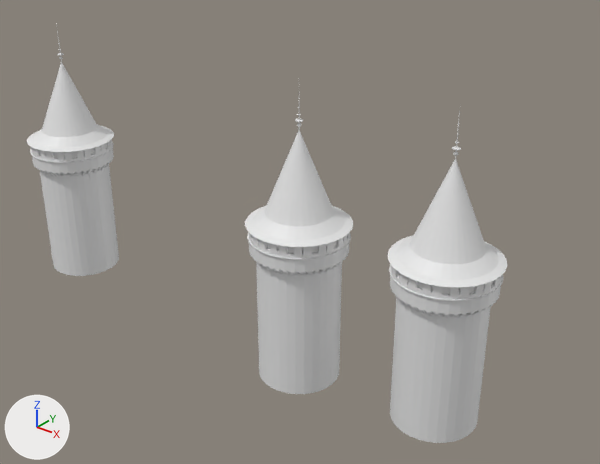
The Blender file projekat.blend, before and after one commit.
Before and after are seen from a 50 mm lens placed at (16.3, -16.5, 25.9), pointed at (-11.6, 18.3, 4.3). Every picture has the same lights, and +X, +Y and +Z are marked at lower left.

Names of what the first picture shows: 'Toranj', 'Toranj.001', 'Toranj.002'.
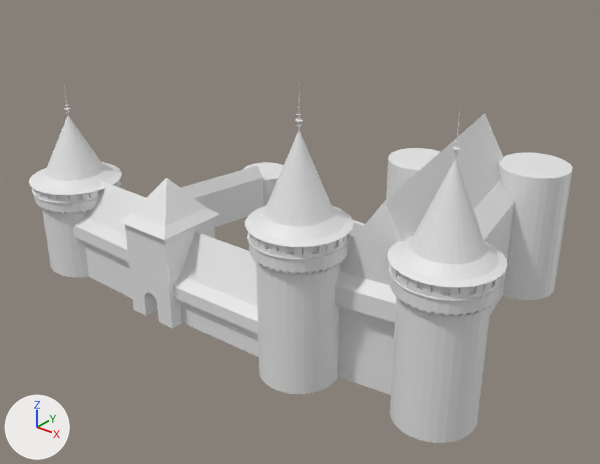
Pixel boxes [x1, y1, x2, y2] of what changed, in the pictures (600 x 464 px):
'Cube.006', added
    after: [335, 113, 514, 395]
'Toranj.002', reshaped, rescaled (24% shorter)
    before: [27, 23, 119, 276]
    after: [29, 86, 122, 277]
'Cylinder.003', shown
    after: [499, 153, 573, 300]
'Cube.003', added
    after: [118, 178, 219, 328]
'Cube.005', added
    after: [173, 232, 259, 357]
'Cube.004', added
    after: [73, 180, 146, 299]
'Cube.007', added
    after: [146, 166, 264, 227]
'Cylinder.002', shown
    after: [386, 148, 440, 199]
'Cylinder.001', shown
    after: [243, 162, 284, 206]
'Zidic', added
    after: [350, 220, 365, 237]

Diff of the bpy script that builds the scene:
```diff
--- a/projekat.blend.py
+++ b/projekat.blend.py
@@ me_cylinder_006 @@
 # used by ob_toranj_002; location = (-25.57, 12.98, 4.38); scale = (2.13, 2.13, 4.38)
-me_cylinder_006.from_pydata(...)  # 5630 vertices, 5442 faces; spans x -1.24..1.24, y -1.24..1.24, z -1.0..2.6
+me_cylinder_006.from_pydata(...)  # 5630 vertices, 5442 faces; spans x -1.33..1.33, y -1.33..1.33, z -1.0..1.78
+# me_cylinder_006 part 1: 5630 of 5630 vertices moved; they spanned x -1.24..1.24, y -1.24..1.24, z -1.0..2.6 and now span x -1.33..1.33, y -1.33..1.33, z -1.0..1.78; mean shift (0.0, 0.0, -0.59); largest move (0.0, 0.0, 2.6) -> (0.0, 0.0, 1.78)
@@ me_cube_008 @@
+me_cube_008.from_pydata([(0.46, -1.31, -1.0), (0.98, -1.31, 2.56), (2.91, 10.15, -1.0), (3.42, 9.98, 2.56), (1.49, -1.31, -1.0), (3.94, 9.98, -1.0), (0.46, -1.31, 1.74), (2.91, 10.15, 1.74), (3.94, 9.98, 1.74), (1.49, -1.31, 1.74)], [], [(6, 1, 3, 7), (7, 3, 8), (8, 3, 1, 9), (9, 1, 6), (2, 5, 4, 0), (4, 9, 6, 0), (5, 8, 9, 4), (2, 7, 8, 5), (0, 6, 7, 2)])
@@ me_cube_007 @@
+me_cube_007.from_pydata([(-9.32, 0.28, -1.0), (-9.32, 0.28, 0.16), (-9.32, 0.56, -1.0), (-9.32, 0.56, 0.16), (1.0, -0.21, -1.0), (1.0, -0.21, 0.16), (1.0, 0.08, -1.0), (1.0, 0.08, 0.16)], [], [(0, 1, 3, 2), (2, 3, 7, 6), (6, 7, 5, 4), (4, 5, 1, 0), (2, 6, 4, 0), (7, 3, 1, 5)])
@@ me_cube_006 @@
+me_cube_006.from_pydata(...)  # 24 vertices, 22 faces; spans x -3.0..3.2, y -5.5..10.3, z -1.0..9.6
@@ me_cube_005 @@
+me_cube_005.from_pydata(...)  # 20 vertices, 18 faces; spans x -0.96..6.42, y -1.46..2.21, z -1.0..4.32
@@ me_cube_004 @@
+me_cube_004.from_pydata(...)  # 24 vertices, 22 faces; spans x -4.13..2.54, y -1.91..2.15, z -1.07..5.23
@@ me_cube_003 @@
+me_cube_003.from_pydata(...)  # 57 vertices, 37 faces; spans x -1.91..1.91, y -2.19..2.19, z -0.06..8.28
@@ ob_cylinder_001 @@
 ob_cylinder_001.scale = (1.78, 1.78, 1.78)
-ob_cylinder_001.hide_set(True)
@@ ob_cylinder_002 @@
 ob_cylinder_002.scale = (2.01, 2.01, 2.01)
-ob_cylinder_002.hide_set(True)
@@ ob_cylinder_003 @@
 ob_cylinder_003.scale = (2.11, 2.11, 2.11)
-ob_cylinder_003.hide_set(True)
@@ ob_toranj_002 @@
 ob_toranj_002.location = (-25.57, 12.98, 4.38)
-ob_toranj_002.scale = (2.13, 2.13, 4.38)
+ob_toranj_002.scale = (2.16, 2.16, 4.38)
@@ ob_cube_007 @@
+ob_cube_007 = bpy.data.objects.new('Cube.007', me_cube_008)
+ob_cube_007.location = (-25.46, 16.33, 1.01)
@@ ob_zidic @@
+ob_zidic = bpy.data.objects.new('Zidic', me_cube_007)
+ob_zidic.location = (-11.66, 27.0, 1.01)
@@ ob_cube_006 @@
+ob_cube_006 = bpy.data.objects.new('Cube.006', me_cube_006)
+ob_cube_006.location = (-3.36, 17.78, 1.0)
+ob_cube_006.rotation_euler = (0.0, 0.0, 0.194)  # degrees (0, 0, 11)
@@ ob_cube_005 @@
+ob_cube_005 = bpy.data.objects.new('Cube.005', me_cube_005)
+ob_cube_005.location = (-14.06, 12.54, 0.98)
@@ ob_cube_004 @@
+ob_cube_004 = bpy.data.objects.new('Cube.004', me_cube_004)
+ob_cube_004.location = (-20.62, 12.96, 1.05)
@@ ob_cube_003 @@
+ob_cube_003 = bpy.data.objects.new('Cube.003', me_cube_003)
+ob_cube_003.location = (-16.68, 12.69, 0.02)
```
